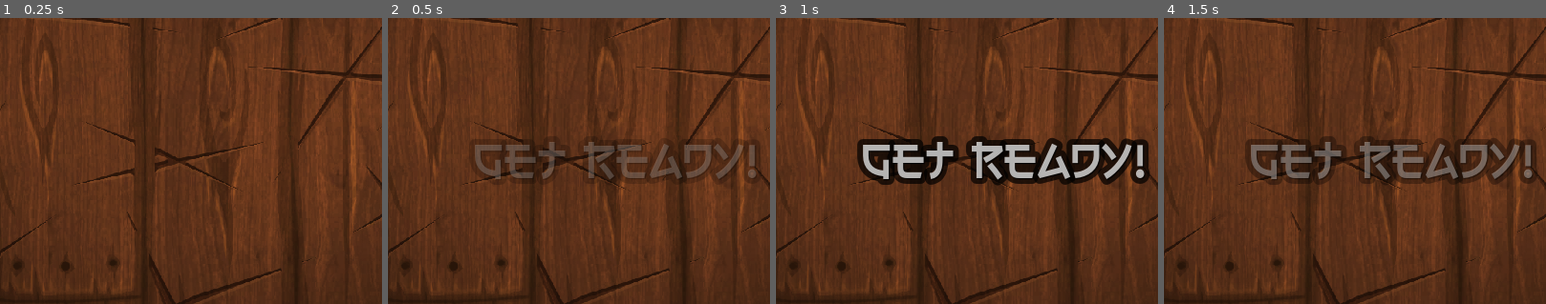
Above: before the commit, frames 1-4 (left to right).
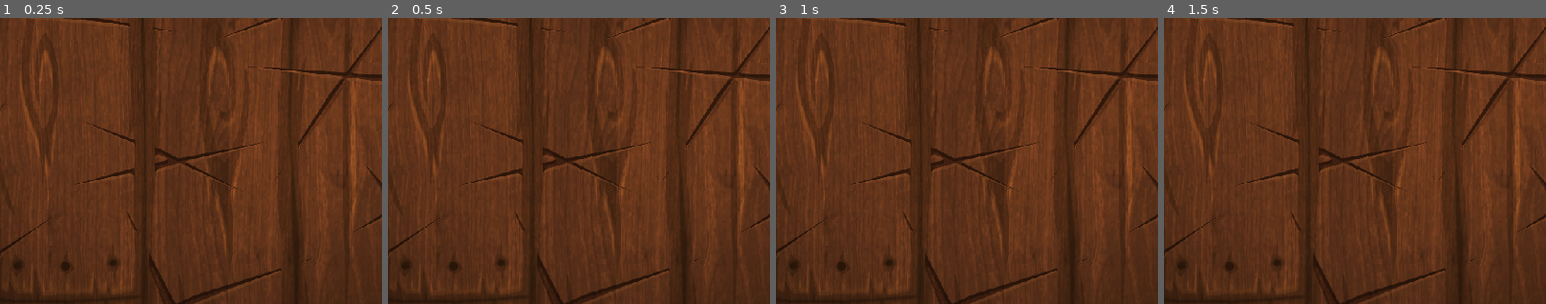
Above: after the commit, the same moments.

Repository: leafcabral/leafs-arcade
Game: Godot game, scene res://main/game_root.tscn
Same seed, same stepped clock (60 frames per second), same inputs: the game is played once before the commit and once after it.
Inputs (mouse positions are % of the whole screen's width and height, from its top left):
- Up to frame 1 (0.25 s): no input
- Up to frame 2 (0.5 s): no input
- Up to frame 3 (1 s): move the mouse to (72, 45) at 0.52 s
- Up to frame 4 (1.5 s): move the mouse to (30, 55) at 1.27 s
The pictures show only the part of the screen within x 20-70%, y 25-75%; the shares and areas given below are measured in that part.

Frame 1 is identical in both runs. In frame 2, 4.8% of the frame differs, in the area x 22-97%, y 42-58%; in frame 3, 10%, in the area x 21-98%, y 41-59%; in frame 4, 9.3%.

Commit message:
refactor(frit_ninja): separate menu features from GameHUD to GameMenu
Create folder inside main/ for better organization.

Separate explosion animaiton to its own layer for it to work better for every occasion.

Make FruitButton emit signal with fruit slices instead of adding them to parent.

Refactor GameRoot and GameWorld reseting to avoid useless signal emitting.

Diff:
--- /dev/null
+++ b/4-fruit-ninja/main/explosion_layer.gd
@@ -0,0 +1,20 @@
+class_name ExplosionLayer
+extends CanvasLayer
+
+
+signal explosion_peak
+signal explosion_ended
+
+@onready var color_rect: ColorRect = $ColorRect
+@onready var tween: Tween
+
+
+func explode(fade_in := 0.6, fade_out := 0.3) -> void:
+	if tween:
+		tween.kill()
+	tween = color_rect.create_tween()
+
+	tween.tween_property(color_rect, "modulate", Color.WHITE, fade_in)
+	tween.tween_callback(explosion_peak.emit)
+	tween.tween_property(color_rect, "modulate", Color.TRANSPARENT, fade_out)
+	tween.tween_callback(explosion_ended.emit)
--- a/4-fruit-ninja/main/game_root.gd
+++ b/4-fruit-ninja/main/game_root.gd
@@ -5,8 +5,10 @@
 var high_score := 0
 
 @onready var background: CanvasLayer = $Background
-@onready var game_world: Node = $GameWorld
+@onready var game_world: GameWorld = $GameWorld
+@onready var explosion_layer: ExplosionLayer = $ExplosionLayer
 @onready var game_hud: GameHUD = $GameHUD
+@onready var menu: Menu = $Menu
 
 
 func _ready() -> void:
@@ -15,12 +17,11 @@
 
 
 func new_game() -> void:
+	menu.hide_menu()
 	score = 0
 	reset_hud()
 
-	game_hud.show_message("Get Ready!", 1.0)
 	await get_tree().create_timer(1.0).timeout
-	game_hud.hide_message(0.3)
 
 	game_world.restart()
 
@@ -44,21 +45,24 @@
 
 
 func _on_game_world_player_died() -> void:
-	game_hud.show_game_over()
+	menu.show_game_over()
 
 
 func _on_game_world_game_restarted() -> void:
-	game_hud.hide_messages()
 	new_game()
 
 
 func _on_game_world_bomb_sliced() -> void:
-	game_hud.show_explosion_animation()
-
-
-func _on_game_hud_explosion_finished() -> void:
+	explosion_layer.explode()
+	await explosion_layer.explosion_peak
 	game_world.kill_player()
 
 
-func _on_exit_pressed_and_animated() -> void:
+func _on_menu_exit_pressed() -> void:
+	explosion_layer.explode()
+	await explosion_layer.explosion_peak
 	get_tree().quit()
+
+
+func _on_menu_continue_pressed() -> void:
+	new_game()
--- a/4-fruit-ninja/main/game_root.tscn
+++ b/4-fruit-ninja/main/game_root.tscn
@@ -1,12 +1,14 @@
-[gd_scene load_steps=12 format=3 uid="uid://ckefh8ijiavng"]
+[gd_scene load_steps=14 format=3 uid="uid://ckefh8ijiavng"]
 
-[ext_resource type="Texture2D" uid="uid://tcnyxsjtxkp7" path="res://main/hud/background.png" id="1_m7g0w"]
+[ext_resource type="Texture2D" uid="uid://tcnyxsjtxkp7" path="res://main/background/background.png" id="1_m7g0w"]
 [ext_resource type="PackedScene" uid="uid://b3vlxe62crhsp" path="res://entities/player/player.tscn" id="1_oc7al"]
-[ext_resource type="Script" uid="uid://c7uw7yawvgcly" path="res://main/game_world.gd" id="1_sd42p"]
+[ext_resource type="Script" uid="uid://c7uw7yawvgcly" path="res://main/world/game_world.gd" id="1_sd42p"]
 [ext_resource type="Script" uid="uid://c3o8totjh8ofe" path="res://main/game_root.gd" id="1_yqxk6"]
-[ext_resource type="Script" uid="uid://308svwjg04wa" path="res://entities/fruit/fruit_manager.gd" id="2_mf5tn"]
-[ext_resource type="PackedScene" uid="uid://dhg5e2fmjei63" path="res://main/hud/fruit_button.tscn" id="10_anaw7"]
+[ext_resource type="Script" uid="uid://308svwjg04wa" path="res://main/world/fruit_manager.gd" id="2_mf5tn"]
+[ext_resource type="Script" uid="uid://crt8scyt0ld0j" path="res://main/explosion_layer.gd" id="6_anaw7"]
+[ext_resource type="PackedScene" uid="uid://dhg5e2fmjei63" path="res://main/menu/fruit_button.tscn" id="10_anaw7"]
 [ext_resource type="Texture2D" uid="uid://by4chl8jgl7l6" path="res://main/hud/missed-false.png" id="10_d0ffj"]
+[ext_resource type="Script" uid="uid://cv2awjkbn1i0j" path="res://main/menu/menu.gd" id="10_ukkfd"]
 [ext_resource type="Script" uid="uid://2kbfohb1a4x6" path="res://main/hud/game_hud.gd" id="10_yhd5o"]
 [ext_resource type="Texture2D" uid="uid://bfqk20rnuwoaq" path="res://entities/fruit/types/sprites/coconut-half-2.png" id="12_ukkfd"]
 [ext_resource type="Theme" uid="uid://0y0qe7aesqr" path="res://style/ui.tres" id="13_ukkfd"]
@@ -91,12 +93,27 @@
 0"
 horizontal_alignment = 1
 
-[node name="Overlay" type="ColorRect" parent="GameHUD"]
+[node name="Menu" type="CanvasLayer" parent="."]
+layer = 2
+script = ExtResource("10_ukkfd")
+
+[node name="All" type="Control" parent="Menu"]
+modulate = Color(1, 1, 1, 0)
+layout_mode = 3
+anchors_preset = 15
+anchor_right = 1.0
+anchor_bottom = 1.0
+grow_horizontal = 2
+grow_vertical = 2
+
+[node name="Overlay" type="ColorRect" parent="Menu/All"]
+layout_mode = 0
 offset_right = 800.0
 offset_bottom = 600.0
-color = Color(0.52156866, 0.52156866, 0.52156866, 0.49803922)
+color = Color(0.24705882, 0.24705882, 0.24705882, 0.2509804)
 
-[node name="Message" type="RichTextLabel" parent="GameHUD"]
+[node name="Message" type="RichTextLabel" parent="Menu/All"]
+layout_mode = 1
 anchors_preset = 8
 anchor_left = 0.5
 anchor_top = 0.5
@@ -117,14 +134,21 @@
 horizontal_alignment = 1
 vertical_alignment = 1
 
-[node name="Continue" parent="GameHUD" instance=ExtResource("10_anaw7")]
+[node name="HBoxContainer" type="HBoxContainer" parent="Menu/All"]
+layout_mode = 0
+offset_right = 40.0
+offset_bottom = 40.0
+
+[node name="ContinueButton" parent="Menu/All" instance=ExtResource("10_anaw7")]
+layout_mode = 0
 offset_left = 304.0
 offset_top = 384.0
 offset_right = 368.0
 offset_bottom = 448.0
 label_text = "Try again"
 
-[node name="Exit" parent="GameHUD" instance=ExtResource("10_anaw7")]
+[node name="ExitButton" parent="Menu/All" instance=ExtResource("10_anaw7")]
+layout_mode = 0
 offset_left = 440.0
 offset_top = 384.0
 offset_right = 504.0
@@ -132,16 +156,29 @@
 label_text = "Exit"
 type = 1
 
+[node name="ExplosionLayer" type="CanvasLayer" parent="."]
+layer = 3
+script = ExtResource("6_anaw7")
+
+[node name="ColorRect" type="ColorRect" parent="ExplosionLayer"]
+modulate = Color(1, 1, 1, 0)
+anchors_preset = 15
+anchor_right = 1.0
+anchor_bottom = 1.0
+grow_horizontal = 2
+grow_vertical = 2
+mouse_filter = 2
+
 [connection signal="bomb_sliced" from="GameWorld" to="." method="_on_game_world_bomb_sliced"]
 [connection signal="fruit_sliced" from="GameWorld" to="." method="_on_game_world_fruit_sliced"]
-[connection signal="game_restarted" from="GameWorld" to="." method="_on_game_world_game_restarted"]
 [connection signal="player_damaged" from="GameWorld" to="." method="_on_game_world_player_damaged"]
 [connection signal="player_died" from="GameWorld" to="." method="_on_game_world_player_died"]
 [connection signal="bomb_sliced" from="GameWorld/FruitManager" to="GameWorld" method="_on_fruit_manager_bomb_sliced"]
 [connection signal="fruit_sliced" from="GameWorld/FruitManager" to="GameWorld" method="_on_fruit_manager_fruit_sliced"]
 [connection signal="fruits_depleted" from="GameWorld/FruitManager" to="GameWorld" method="_on_fruit_manager_fruits_depleted"]
 [connection signal="unsliced_fruit_left" from="GameWorld/FruitManager" to="GameWorld" method="_on_fruit_manager_unsliced_fruit_left"]
-[connection signal="explosion_finished" from="GameHUD" to="." method="_on_game_hud_explosion_finished"]
-[connection signal="pressed_and_animated" from="GameHUD/Continue" to="GameWorld" method="_on_continue_pressed_and_animated"]
-[connection signal="bomb_sliced" from="GameHUD/Exit" to="GameHUD" method="_on_exit_bomb_sliced"]
-[connection signal="pressed_and_animated" from="GameHUD/Exit" to="." method="_on_exit_pressed_and_animated"]
+[connection signal="continue_pressed" from="Menu" to="." method="_on_menu_continue_pressed"]
+[connection signal="exit_pressed" from="Menu" to="." method="_on_menu_exit_pressed"]
+[connection signal="fruit_sliced" from="Menu/All/ContinueButton" to="Menu" method="_on_continue_button_fruit_sliced"]
+[connection signal="pressed_and_animated" from="Menu/All/ContinueButton" to="Menu" method="_on_continue_button_pressed_and_animated"]
+[connection signal="pressed_and_animated" from="Menu/All/ExitButton" to="Menu" method="_on_exit_button_pressed_and_animated"]
--- a/4-fruit-ninja/main/hud/game_hud.gd
+++ b/4-fruit-ninja/main/hud/game_hud.gd
@@ -2,32 +2,13 @@
 extends CanvasLayer
 
 
-signal explosion_finished
-
 const MISSED_TRUE := preload("uid://4bjtxjfandrj")
 const MISSED_FALSE := preload("uid://by4chl8jgl7l6")
-
 
 @onready var misses: Array[Node] = $Misses.get_children()
 @onready var misses_length := len(misses)
 @onready var score_label: RichTextLabel = $Score/ScoreLabel
 @onready var high_score_label: RichTextLabel = $Score/HighScoreLabel
-@onready var message: RichTextLabel = $Message
-@onready var overlay: ColorRect = $Overlay
-@onready var overlay_tween: Tween
-@onready var continue_button: FruitButton = $Continue
-@onready var exit_button: FruitButton = $Exit
-@onready var buttons: Array[FruitButton] = [continue_button, exit_button]
-
-
-func _ready() -> void:
-	overlay.modulate = Color.TRANSPARENT
-	message.modulate = Color.TRANSPARENT
-	continue_button.modulate = Color.TRANSPARENT
-	exit_button.modulate = Color.TRANSPARENT
-
-	for i in buttons:
-		i.disabled = true
 
 
 func reset_misses() -> void:
@@ -49,91 +30,3 @@
 func update_high_score(high_score: int) -> void:
 	const string_start := "[font_size=16][color=\"lightgreen\"]high score:\n"
 	high_score_label.text = string_start + str(high_score)
-
-
-func show_game_over_message() -> void:
-	show_message("[wave][color=crimson]Game over[/color][/wave]")
-
-
-func show_paused_message() -> void:
-	show_message("[wave][color=gray]Paused[/color][/wave]")
-
-
-func show_message(text: String, fade_in := 0.3) -> void:
-	message.text = text
-
-	message.show()
-	if fade_in > 0:
-		message.modulate = Color(1,1,1,0)
-		message.create_tween().tween_property(message, "modulate", Color.WHITE, fade_in)
-
-
-func hide_message(fade_out := 0.3) -> void:
-	message.create_tween().tween_property(message, "modulate", Color(1,1,1,0), fade_out)
-
-
-func show_explosion_animation() -> void:
-	show_overlay_animation(Color.WHITE, Fruit.BOMB_EXPLODE_TIME)
-	hide_overlay_animation(Color.TRANSPARENT)
-	overlay_tween.tween_callback(explosion_finished.emit)
-
-
-func show_normal_overlay_animation() -> void:
-	show_overlay_animation(Color(0.25, 0.25, 0.25, 0.25))
-
-
-func show_overlay_animation(final_color: Color, fade_in := 0.3) -> void:
-	if overlay_tween:
-		if not overlay_tween.is_running():
-			overlay_tween.kill()
-			overlay_tween = overlay.create_tween()
-	else:
-		overlay_tween = overlay.create_tween()
-	overlay.modulate = Color.TRANSPARENT
-	overlay_tween.tween_property(overlay, "modulate", final_color, fade_in)
-
-
-func hide_overlay_animation(final_color: Color, fade_out := 0.3) -> void:
-	if overlay_tween:
-		if not overlay_tween.is_running():
-			overlay_tween.kill()
-			overlay_tween = overlay.create_tween()
-	else:
-		overlay_tween = overlay.create_tween()
-	overlay_tween.tween_property(overlay, "modulate", final_color, fade_out)
-
-
-func enable_buttons(fade_in := 0.3) -> void:
-	for i in buttons:
-		i.disabled = false
-		i.create_tween().tween_property(i, "modulate", Color.WHITE, fade_in)
-
-
-func disable_buttons(fade_out := 0.3) -> void:
-	for i in buttons:
-		i.disabled = true
-		i.create_tween().tween_property(i, "modulate", Color.TRANSPARENT, fade_out)
-
-
-func show_game_over() -> void:
-	enable_buttons()
-
-	show_game_over_message()
-	show_normal_overlay_animation()
-
-
-func show_paused() -> void:
-	enable_buttons()
-
-	show_paused_message()
-	show_normal_overlay_animation()
-
-
-func hide_messages() -> void:
-	disable_buttons()
-	hide_message()
-	hide_overlay_animation(Color.TRANSPARENT)
-
-
-func _on_exit_bomb_sliced() -> void:
-	show_explosion_animation()
--- a/4-fruit-ninja/main/hud/fruit_button.gd
+++ b/4-fruit-ninja/main/menu/fruit_button.gd
@@ -2,8 +2,9 @@
 extends Button
 
 
+signal fruit_sliced(slices: Array[Fruit])
+signal bomb_sliced
 signal pressed_and_animated
-signal bomb_sliced
 
 enum Type {
 	CONFIRM,
@@ -55,19 +56,19 @@
 	if fruit.type == Fruit.Type.NORMAL:
 		fruit.linear_velocity.x = _original_velocity.x
 		fruit.gravity_scale = 1
-		for i in fruit.create_slices():
+		var slices := fruit.create_slices()
+		for i in slices:
 			i.position = fruit.global_position
-			$"..".call_deferred("add_child", i)
+		fruit_sliced.emit(slices)
 
 		fruit.queue_free()
-		pressed_and_animated.emit()
 	elif fruit.type == Fruit.Type.BOMB:
 		bomb_sliced.emit()
 		fruit.connect("exploded", func(bomb: Fruit):
 			bomb.queue_free()
-			pressed_and_animated.emit()
 		)
 		fruit.explode()
+	pressed_and_animated.emit()
 
 	await get_tree().create_timer(1).timeout
 	create_fruit()
--- a/4-fruit-ninja/main/hud/fruit_button.tscn
+++ b/4-fruit-ninja/main/menu/fruit_button.tscn
@@ -1,6 +1,6 @@
 [gd_scene load_steps=6 format=3 uid="uid://dhg5e2fmjei63"]
 
-[ext_resource type="Script" uid="uid://clkfbkwaywvjk" path="res://main/hud/fruit_button.gd" id="1_2bukb"]
+[ext_resource type="Script" uid="uid://clkfbkwaywvjk" path="res://main/menu/fruit_button.gd" id="1_2bukb"]
 [ext_resource type="Theme" uid="uid://0y0qe7aesqr" path="res://style/ui.tres" id="2_lm2tp"]
 
 [sub_resource type="StyleBoxEmpty" id="StyleBoxEmpty_2bukb"]
--- /dev/null
+++ b/4-fruit-ninja/main/menu/menu.gd
@@ -0,0 +1,63 @@
+class_name Menu
+extends CanvasLayer
+
+
+signal continue_pressed
+signal exit_pressed
+
+const VFX_DURATION := 0.3
+
+@onready var overlay: ColorRect = $All/Overlay
+@onready var message: RichTextLabel = $All/Message
+@onready var continue_button: FruitButton = $All/ContinueButton
+@onready var exit_button: FruitButton = $All/ExitButton
+
+@onready var all: Control = $All
+@onready var buttons: Array[FruitButton] = [continue_button, exit_button]
+
+@onready var all_tween: Tween
+
+
+func _ready() -> void:
+	change_menu_visibility(false)
+
+
+func change_menu_visibility(become_visible: bool) -> void:
+	_create_all_tween()
+
+	var color := Color.WHITE if become_visible else Color.TRANSPARENT
+	all_tween.tween_property(all, "modulate", color, VFX_DURATION)
+
+	for i in buttons:
+		i.visible = become_visible
+
+
+func show_game_over() -> void:
+	message.modulate = Color.CRIMSON
+	message.text = "[wave]GAME OVER"
+	continue_button.label_text = "Try again"
+
+	change_menu_visibility(true)
+
+
+func hide_menu() -> void:
+	change_menu_visibility(false)
+
+
+func _create_all_tween() -> void:
+	if all_tween:
+		all_tween.kill()
+	all_tween = all.create_tween()
+
+
+func _on_continue_button_pressed_and_animated() -> void:
+	continue_pressed.emit()
+
+
+func _on_exit_button_pressed_and_animated() -> void:
+	exit_pressed.emit()
+
+
+func _on_continue_button_fruit_sliced(slices: Array[Fruit]) -> void:
+	for i in slices:
+		call_deferred("add_child", i)
--- a/4-fruit-ninja/main/game_world.gd
+++ b/4-fruit-ninja/main/world/game_world.gd
@@ -6,7 +6,6 @@
 signal bomb_sliced
 signal player_damaged(misses: int)
 signal player_died
-signal game_restarted
 
 const MINIMUM_FRUITS := 3
 const MAXIMUM_FRUITS := 15
@@ -20,6 +19,7 @@
 
 
 func restart() -> void:
+	running = true
 	wave = 1
 	player_health.reset_health()
 	fruit_manager.clear_fruits()
@@ -69,9 +69,3 @@
 	if running:
 		running = false
 		bomb_sliced.emit()
-
-
-func _on_continue_pressed_and_animated() -> void:
-	if not running:
-		running = true
-		game_restarted.emit()
Renamed: 4-fruit-ninja/main/hud/background.png -> 4-fruit-ninja/main/background/background.png
Not shown, changed: 4-fruit-ninja/main/background/background.png.import
Not shown, added: 4-fruit-ninja/main/explosion_layer.gd.uid
Renamed: 4-fruit-ninja/main/hud/fruit_button.gd.uid -> 4-fruit-ninja/main/menu/fruit_button.gd.uid
Not shown, added: 4-fruit-ninja/main/menu/menu.gd.uid
Renamed: 4-fruit-ninja/entities/fruit/fruit_manager.gd -> 4-fruit-ninja/main/world/fruit_manager.gd
Renamed: 4-fruit-ninja/entities/fruit/fruit_manager.gd.uid -> 4-fruit-ninja/main/world/fruit_manager.gd.uid
Renamed: 4-fruit-ninja/main/game_world.gd.uid -> 4-fruit-ninja/main/world/game_world.gd.uid
